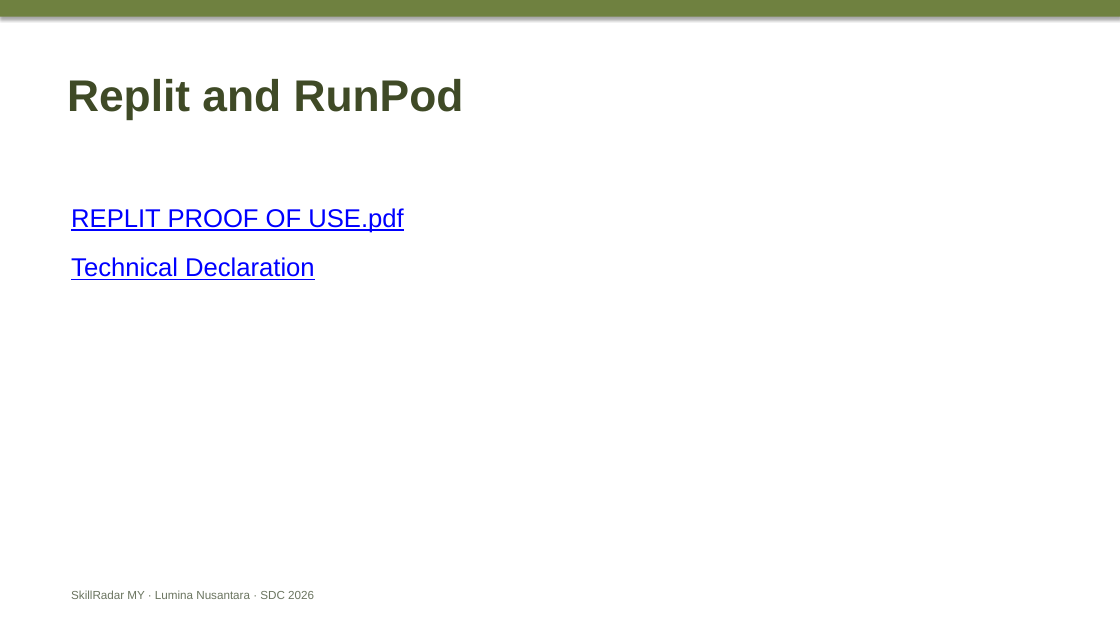
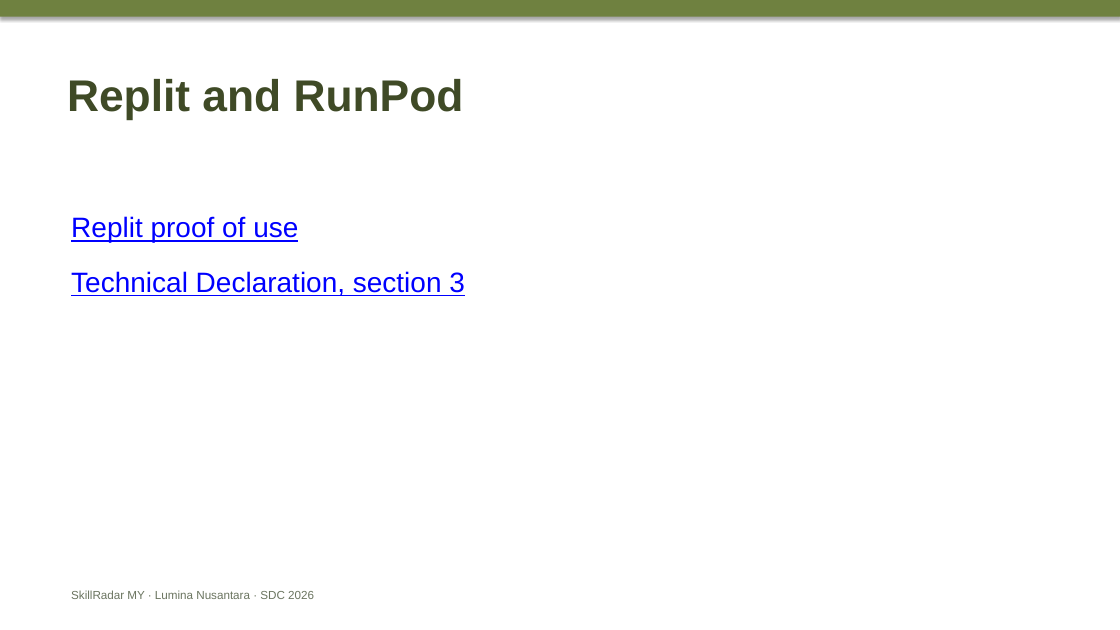
Before and after one commit to douyinlin/sdc2026-lumina-nusantara, a slide deck: slide 4 of team/CUE_DECK_4min10_to_6min.pptx. Drawn at 1120x630 pixels with LibreOffice and Linux fonts; fonts in the diff are those of the drawing. Boxes give left, top, right and bottom in pixels: in the first picture for what was removed or moved away, otherwise in the second. Text is boxed around its words. In the diff, an @@ line names an element or a change of style, - is before the commit and + after.

```diff
--- a/team/CUE_DECK_4min10_to_6min.pptx
+++ b/team/CUE_DECK_4min10_to_6min.pptx
@@ text at <box>71,216,465,296</box>: text changed; size 22 to 24 pt @@
-REPLIT PROOF OF USE.pdf
-Technical Declaration
+Replit proof of use
+Technical Declaration, section 3
```
Also in this commit, not shown: 6 other slides changed, 4 other files.
